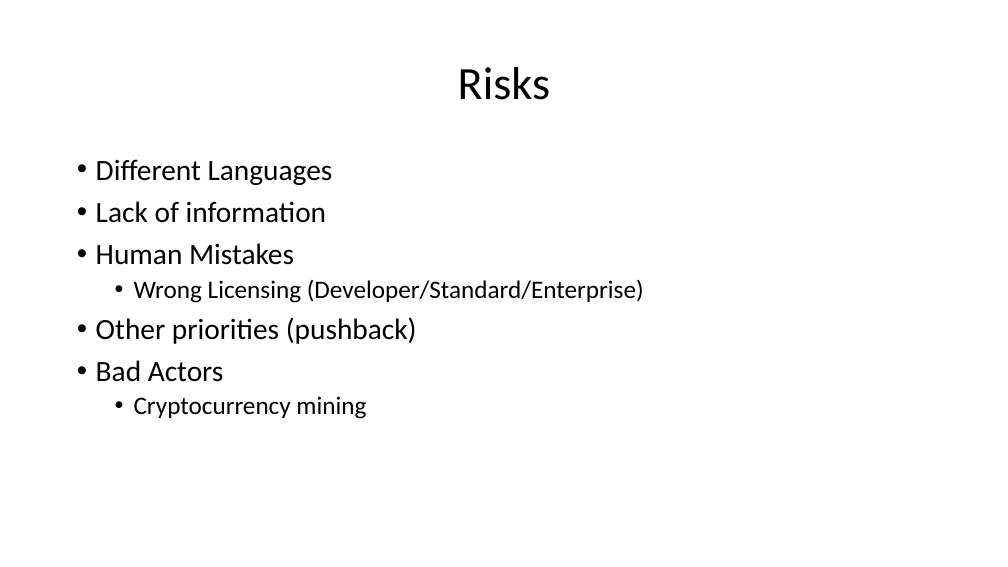
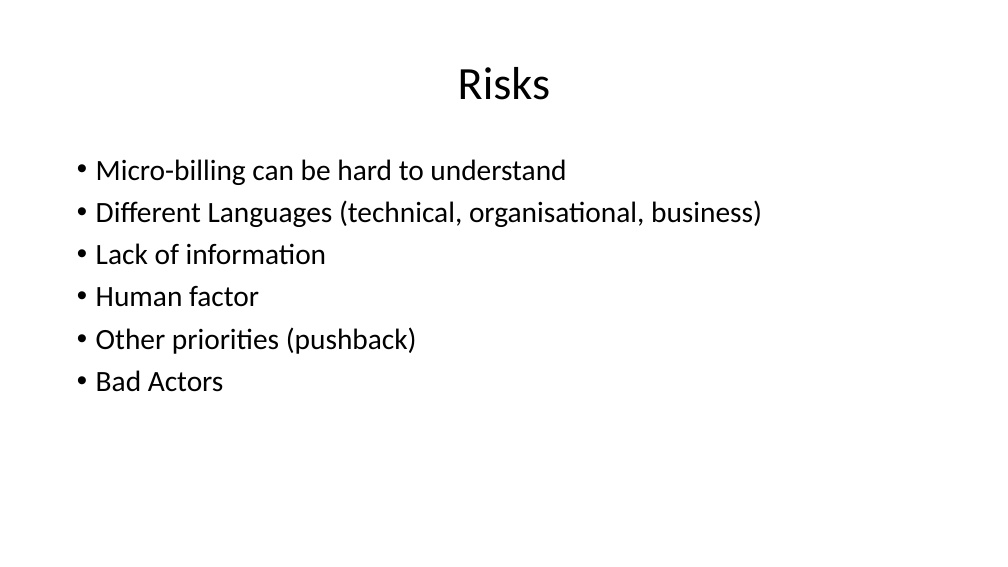
Before and after one commit to peterperov/MSFTCSA, a slide deck: slide 8 of 104-FinOps/Azure FinOps - Introduction.pptx. Drawn at 1008x567 pixels with LibreOffice and Linux fonts; fonts in the diff are those of the drawing. Boxes give left, top, right and bottom in pixels: in the first picture for what was removed or moved away, otherwise in the second. Text is boxed around its words. In the diff, an @@ line names an element or a change of style, - is before the commit and + after.

```diff
--- a/104-FinOps/Azure FinOps - Introduction.pptx
+++ b/104-FinOps/Azure FinOps - Introduction.pptx
@@ text at [96, 159, 762, 227]: text changed @@
-• Different Languages
+• Micro-billing can be hard to understand
+• Different Languages (technical, organisational, business)
@@ text at [96, 286, 259, 307]: text changed; size 24 to 28 pt @@
-• Human Mistakes
-  • Wrong Licensing (Developer/Standard/Enterprise)
+• Human factor
@@ text at [134, 396, 366, 419]: paragraph removed @@
-  • Cryptocurrency mining
```
Also in this commit, not shown: 14 other slides changed, 2 slides added.
